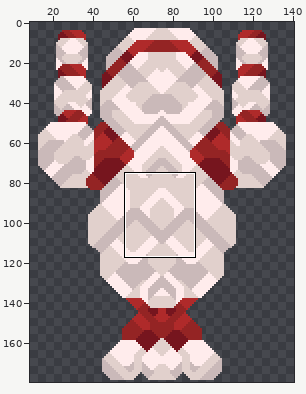
Two states of a sprite sheet, sprites/units/crawl/HideousMass.png. The picture above shows the old version from afar; the outline marks the close-up.
Close-up. Before:
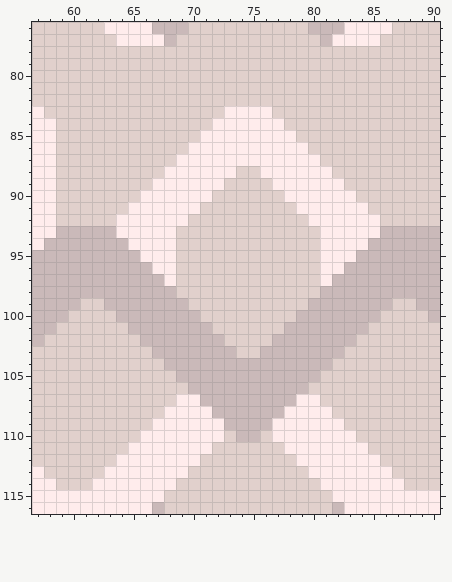
The file is 150x180 pixels. Shown: x 57..90, y 76..116. The wide view leaves out empty margins. The commit also changed other parts of the picture, which this record leaves out.
New version:
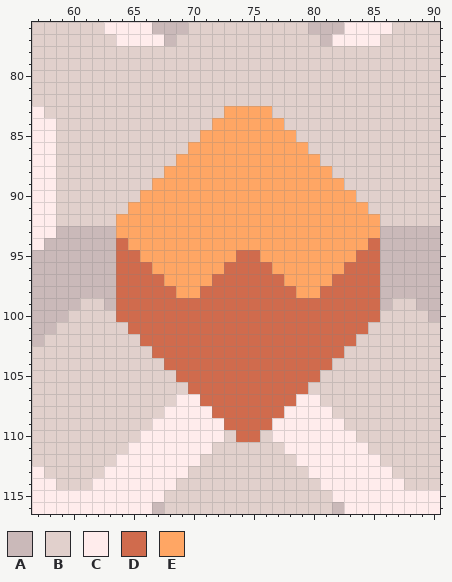
Palette (. is transparent): A #cab9b9  B #e1d0cc  C #ffecec  D #d06b4d  E #ffa664
The exact change:
Colour D replaces colour A in row 94 at x 64 and 85; in row 95 at x 64 to 65 and 84 to 85; in row 96 at x 64 to 66 and 83 to 85; in row 97 at x 64 to 67 and 82 to 85; in row 98 at x 64 to 68 and 81 to 85; in row 99 at x 64 to 69 and 80 to 85.
Colour D replaces colour A in row 100 at x 64 to 70 and 79 to 85; in row 101 at x 65 to 71 and 78 to 84; in row 102 at x 66 to 72 and 77 to 83; in row 103 at x 67 to 73 and 76 to 82; in row 104 at x 68 to 81; in row 105 at x 69 to 80.
Colour D replaces colour A in row 106 at x 70 to 79; in row 107 at x 71 to 78; in row 108 at x 72 to 77; in row 109 at x 73 to 76; in row 110 at x 74 to 75.
Colour D replaces colour B in row 95 at x 74 to 75; in row 96 at x 73 to 76; in row 97 at x 72 to 77; in row 98 at x 71 to 78; in row 99 at x 70 to 79; in row 100 at x 71 to 78.
Colour D replaces colour B in row 101 at x 72 to 77; in row 102 at x 73 to 76; in row 103 at x 74 to 75.
Colour E replaces colour B in row 88 at x 74 to 75; in row 89 at x 73 to 76; in row 90 at x 72 to 77; in row 91 at x 71 to 78; in row 92 at x 70 to 79; in rows 93 to 94 at x 69 to 80.
Colour E replaces colour B in row 95 at x 69 to 73 and 76 to 80; in row 96 at x 69 to 72 and 77 to 80; in row 97 at x 69 to 71 and 78 to 80; in row 98 at x 69 to 70 and 79 to 80.
Colour E replaces colour C in row 83 at x 73 to 76; in row 84 at x 72 to 77; in row 85 at x 71 to 78; in row 86 at x 70 to 79; in row 87 at x 69 to 80; in row 88 at x 68 to 73 and 76 to 81.
Colour E replaces colour C in row 89 at x 67 to 72 and 77 to 82; in row 90 at x 66 to 71 and 78 to 83; in row 91 at x 65 to 70 and 79 to 84; in row 92 at x 64 to 69 and 80 to 85; in row 93 at x 64 to 68 and 81 to 85; in row 94 at x 65 to 68 and 81 to 84.
Colour E replaces colour C in row 95 at x 66 to 68 and 81 to 83; in row 96 at x 67 to 68 and 81 to 82; in row 97 at x 68 and 81.
Boxes around the changes in both close-ups, in picture pixels (x1, y1, x2, y2):
changed: (116, 106, 380, 442)
